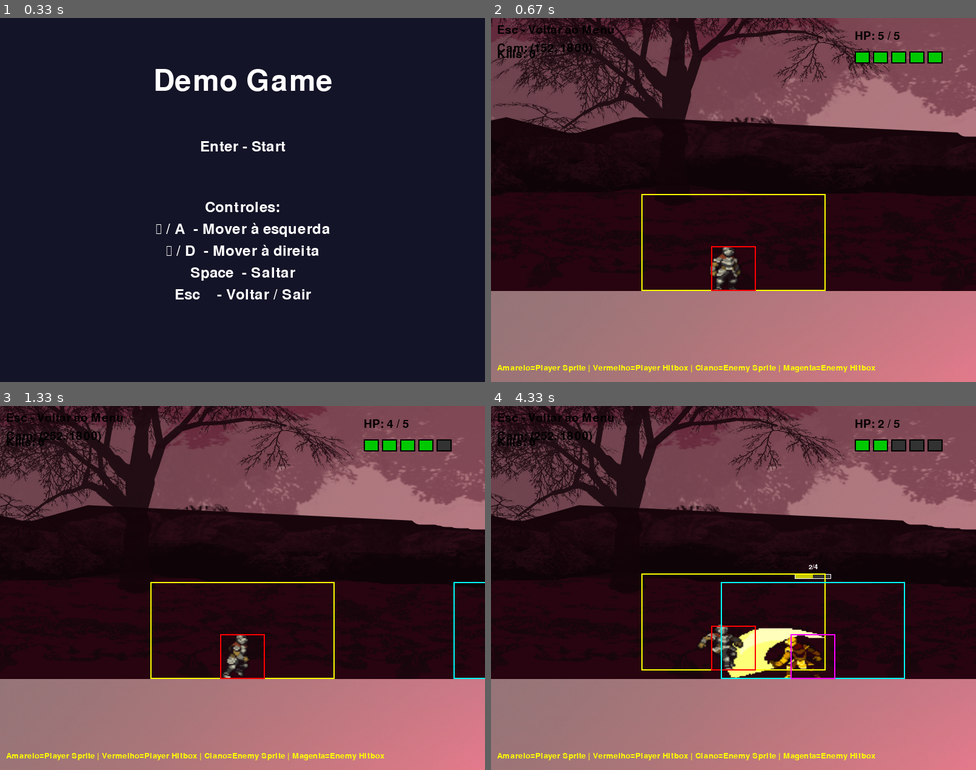
Above: before the commit, frames 1-4 (two rows, left to right).
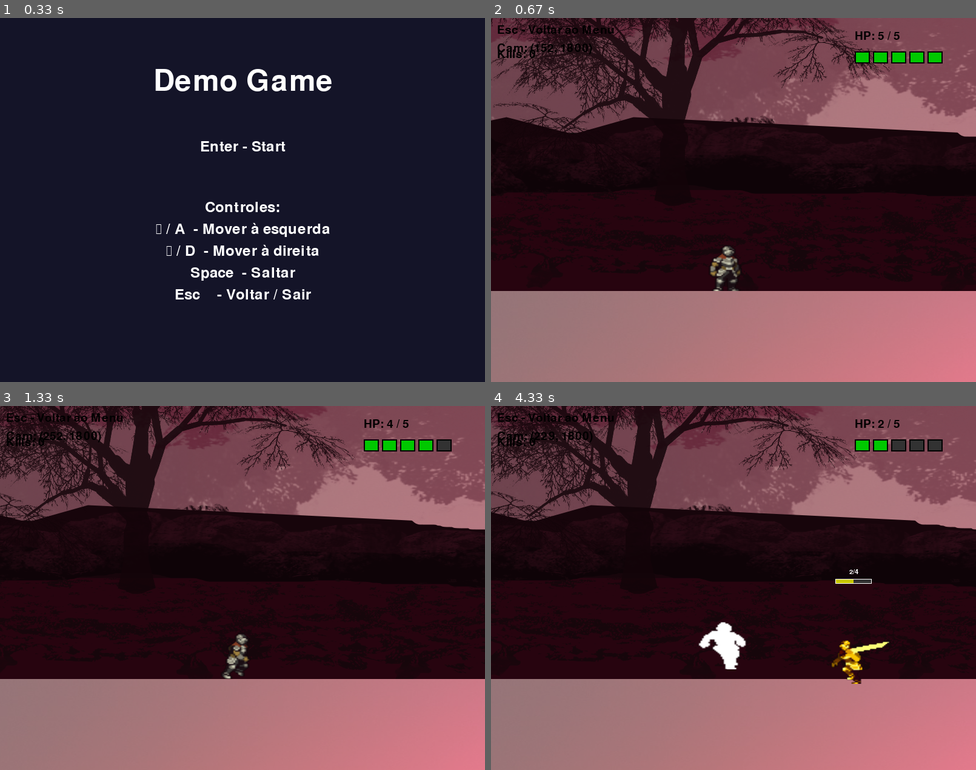
Above: after the commit, the same moments.

Repository: juniodevs/PyGameProject
Game: pygame game, started from src/main.py
Same seed, same stepped clock (60 frames per second), same inputs: the game is played once before the commit and once after it.
Inputs:
- Up to frame 1 (0.33 s): no input
- Up to frame 2 (0.67 s): tap Enter at 0.33 s
- Up to frame 3 (1.33 s): tap H at 0.67 s; hold Right from 1 s (still down); hold D from 1 s (still down)
- Up to frame 4 (4.33 s): release Right at 1.47 s; release D at 1.47 s; hold Up 1.5-1.8 s; hold W 1.5-1.8 s; tap Space at 1.57, 1.9, 2.2, 2.73, 3.03, 3.3, 3.6, 3.73, 4.13 s; hold Right 1.83-2.3 s; hold D 1.83-2.3 s; tap Ctrl at 2.33 s; hold A 2.67-3.2 s; hold Left 3.23-3.63 s; hold A 3.23-3.63 s; hold Up 3.67-4.03 s; hold W 3.67-4.03 s; hold Right from 4.07 s (still down); hold D from 4.07 s (still down)

Frame 1 is identical in both runs. In frame 2, 1.1% of the frame differs, in the area x 1-80%, y 48-98%; in frame 3, 1.2%; in frame 4, 12%, in the area x 0-100%, y 0-98%.

Commit message:
Add slow-motion and screen shake effects; implement flash feedback for player and enemy damage

Diff:
--- a/src/game/app.py
+++ b/src/game/app.py
@@ -14,6 +14,9 @@
         self.clock = pygame.time.Clock()
         self.running = True
         self.FPS = FPS
+        # Time scale for slow-motion effects (1.0 = normal speed)
+        self.time_scale = 1.0
+        self.slow_motion_end = 0
         self.current_scene = MainMenu(self)
 
     def run(self):
@@ -22,7 +25,14 @@
             self.current_scene.update()
             self.current_scene.render(self.screen)
             pygame.display.flip()
-            self.clock.tick(self.FPS)
+            # If a slow-motion effect is active, adjust target FPS
+            now = pygame.time.get_ticks()
+            if self.slow_motion_end and now >= self.slow_motion_end:
+                self.time_scale = 1.0
+                self.slow_motion_end = 0
+
+            target_fps = max(1, int(self.FPS * self.time_scale))
+            self.clock.tick(target_fps)
 
         pygame.quit()
 
@@ -40,3 +50,13 @@
         """Convenience method for scenes to return to main menu without importing it."""
         from .scenes.main_menu import MainMenu
         self.current_scene = MainMenu(self)
+
+    def trigger_slow_motion(self, duration_ms=200, scale=0.3):
+        """Activate a brief slow-motion effect.
+
+        Args:
+            duration_ms: Duration in milliseconds
+            scale: Time scale multiplier (0 < scale <= 1)
+        """
+        self.time_scale = max(0.01, min(1.0, scale))
+        self.slow_motion_end = pygame.time.get_ticks() + int(duration_ms)
--- a/src/game/camera.py
+++ b/src/game/camera.py
@@ -1,5 +1,9 @@
-"""Camera system that follows the player."""
+"""Camera system that follows the player.
+
+Adds simple screen shake support via start_shake(duration_ms, magnitude).
+"""
 import pygame
+import random
 
 
 class Camera:
@@ -27,6 +31,12 @@
         self.x = 0
         self.y = 0
 
+        # Screen shake state
+        self.shake_magnitude = 0
+        self.shake_end = 0
+        self.offset_x = 0
+        self.offset_y = 0
+
     def update(self, target_rect):
         """Update camera to follow target (usually the player).
 
@@ -41,6 +51,25 @@
         self.x = max(0, min(self.x, self.world_width - self.screen_width))
         self.y = max(0, min(self.y, self.world_height - self.screen_height))
 
+        # Apply screen shake if active
+        now = pygame.time.get_ticks()
+        if self.shake_end and now < self.shake_end:
+            self.offset_x = random.randint(-self.shake_magnitude, self.shake_magnitude)
+            self.offset_y = random.randint(-self.shake_magnitude, self.shake_magnitude)
+        else:
+            self.offset_x = 0
+            self.offset_y = 0
+
+    def start_shake(self, duration_ms=300, magnitude=8):
+        """Start a screen shake effect.
+
+        Args:
+            duration_ms: How long the shake lasts in milliseconds
+            magnitude: Max pixel offset for shake
+        """
+        self.shake_magnitude = magnitude
+        self.shake_end = pygame.time.get_ticks() + duration_ms
+
     def apply(self, rect):
         """Convert world coordinates to screen coordinates.
 
@@ -50,7 +79,7 @@
         Returns:
             pygame.Rect in screen space (relative to camera view)
         """
-        return rect.move(-self.x, -self.y)
+        return rect.move(-self.x - self.offset_x, -self.y - self.offset_y)
 
     def apply_point(self, x, y):
         """Convert a point from world coordinates to screen coordinates.
@@ -61,7 +90,7 @@
         Returns:
             Tuple (screen_x, screen_y)
         """
-        return (x - self.x, y - self.y)
+        return (x - self.x - self.offset_x, y - self.y - self.offset_y)
 
     def get_viewport_rect(self):
         """Get the visible area of the world in world coordinates.
--- a/src/game/entities/enemy.py
+++ b/src/game/entities/enemy.py
@@ -59,6 +59,10 @@
         self.hit_cooldown_duration = 600  # Invulnerability after hit
         self.death_time = 0  # Track when enemy died (for removal after animation)
 
+        # Flash effect when receiving damage
+        self.flash_timer = 0
+        self.flash_duration = 180
+
         # AI behavior
         self.detection_range = 500  # How far can detect player
         self.attack_distance = 200  # Distance to start attacking
@@ -343,6 +347,9 @@
 
         self.current_hp -= amount
         self.hit_cooldown = now
+
+        # trigger flash effect
+        self.flash_timer = now
 
         # Knockback away from attacker
         knockback_strength = 15
@@ -418,6 +425,19 @@
         screen_y = self.rect.y - camera_y
         surface.blit(frame, (screen_x, screen_y))
 
+        # Flash overlay when damaged (only over sprite silhouette)
+        now = pygame.time.get_ticks()
+        if getattr(self, 'flash_timer', 0) and now - self.flash_timer < self.flash_duration:
+            try:
+                white_frame = frame.copy()
+                # Use RGB add so alpha stays untouched
+                white_frame.fill((255, 255, 255), special_flags=pygame.BLEND_RGB_ADD)
+                surface.blit(white_frame, (screen_x, screen_y))
+            except Exception:
+                overlay = pygame.Surface(frame.get_size(), pygame.SRCALPHA)
+                overlay.fill((255, 255, 255, 180))
+                surface.blit(overlay, (screen_x, screen_y))
+
     def draw_at(self, surface, pos):
         """Draw enemy sprite at a specific screen position.
 
@@ -438,6 +458,19 @@
 
         surface.blit(frame, pos)
 
+        # Flash overlay when damaged (only over sprite silhouette)
+        now = pygame.time.get_ticks()
+        if getattr(self, 'flash_timer', 0) and now - self.flash_timer < self.flash_duration:
+            try:
+                white_frame = frame.copy()
+                # Use RGB add so alpha stays untouched
+                white_frame.fill((255, 255, 255), special_flags=pygame.BLEND_RGB_ADD)
+                surface.blit(white_frame, pos)
+            except Exception:
+                overlay = pygame.Surface(frame.get_size(), pygame.SRCALPHA)
+                overlay.fill((255, 255, 255, 180))
+                surface.blit(overlay, pos)
+
     def get_hitbox(self):
         """Get the actual hitbox for body collision detection.
 
--- a/src/game/entities/player.py
+++ b/src/game/entities/player.py
@@ -63,6 +63,10 @@
         self.hit_cooldown = 0  # Cooldown between hits in milliseconds
         self.hit_cooldown_duration = 1000  # 1 second invulnerability after hit
 
+        # Flash effect when receiving damage
+        self.flash_timer = 0
+        self.flash_duration = 180  # milliseconds to flash white when hit
+
         # load sprites
         self._load_sprites()
 
@@ -158,6 +162,8 @@
 
         self.current_hp -= amount
         self.hit_cooldown = now
+        # trigger flash effect
+        self.flash_timer = now
 
         # Play hit animation
         if self.current_hp > 0:
@@ -309,6 +315,22 @@
 
         surface.blit(frame, self.rect.topleft)
 
+        # If flashing (just got hit), draw a white-tinted version of the sprite
+        now = pygame.time.get_ticks()
+        if getattr(self, 'flash_timer', 0) and now - self.flash_timer < self.flash_duration:
+            # Create a white-tinted copy of the frame that preserves the sprite alpha
+            try:
+                white_frame = frame.copy()
+                # Add white to RGB channels while preserving alpha (quick tint)
+                # Use BLEND_RGB_ADD so we don't change per-pixel alpha (prevents tinting transparent background)
+                white_frame.fill((255, 255, 255), special_flags=pygame.BLEND_RGB_ADD)
+                surface.blit(white_frame, self.rect.topleft)
+            except Exception:
+                # Fallback to rectangular overlay if something goes wrong
+                overlay = pygame.Surface(frame.get_size(), pygame.SRCALPHA)
+                overlay.fill((255, 255, 255, 180))
+                surface.blit(overlay, self.rect.topleft)
+
     def draw_at(self, surface, pos):
         """Draw player sprite at a specific screen position (used by camera system).
 
@@ -329,6 +351,19 @@
 
         surface.blit(frame, pos)
 
+        # Flash overlay when damaged (only over sprite silhouette)
+        now = pygame.time.get_ticks()
+        if getattr(self, 'flash_timer', 0) and now - self.flash_timer < self.flash_duration:
+            try:
+                white_frame = frame.copy()
+                # Use RGB add so alpha stays untouched
+                white_frame.fill((255, 255, 255), special_flags=pygame.BLEND_RGB_ADD)
+                surface.blit(white_frame, pos)
+            except Exception:
+                overlay = pygame.Surface(frame.get_size(), pygame.SRCALPHA)
+                overlay.fill((255, 255, 255, 180))
+                surface.blit(overlay, pos)
+
     def get_rect(self):
         return self.rect
 
--- a/src/game/scenes/gameplay.py
+++ b/src/game/scenes/gameplay.py
@@ -124,9 +124,6 @@
         # Only draw if on screen
         if player_screen_rect.right > 0 and player_screen_rect.left < self.screen_width:
             self.player.draw_at(screen, player_screen_rect.topleft)
-
-        # Debug: Draw collision hitboxes
-        self._draw_debug_hitboxes(screen)
 
         # HUD / instructions (fixed to screen, not affected by camera)
         instr = self.font.render('Esc - Voltar ao Menu', True, BLACK)
@@ -256,6 +253,20 @@
                 # Knockback player back from enemy
                 knockback_strength = 10
                 self.player.knockback_vel_x = knockback_strength * (-self.player.facing)
+                # Trigger visual/audio feedback: slow-motion + screen shake when dealing damage
+                now = pygame.time.get_ticks()
+                # Player just dealt damage -> brief slow motion and shake
+                try:
+                    self.app.trigger_slow_motion(duration_ms=220, scale=0.35)
+                except Exception:
+                    pass
+                try:
+                    self.camera.start_shake(duration_ms=260, magnitude=8)
+                except Exception:
+                    pass
+
+                # Also briefly flash the player to emphasize the hit-deal action
+                self.player.flash_timer = now
 
                 if killed:
                     # Enemy died
@@ -291,6 +302,16 @@
                 knockback_strength = 15
                 self.player.knockback_vel_x = knockback_strength * (-enemy.facing)
 
+                # Trigger visual feedback: slow-motion + screen shake when player receives damage
+                try:
+                    self.app.trigger_slow_motion(duration_ms=220, scale=0.35)
+                except Exception:
+                    pass
+                try:
+                    self.camera.start_shake(duration_ms=260, magnitude=10)
+                except Exception:
+                    pass
+
     def _draw_enemy_hp(self, screen, enemy, enemy_screen_rect):
         """Draw enemy HP bar above the enemy sprite."""
         # HP bar dimensions
